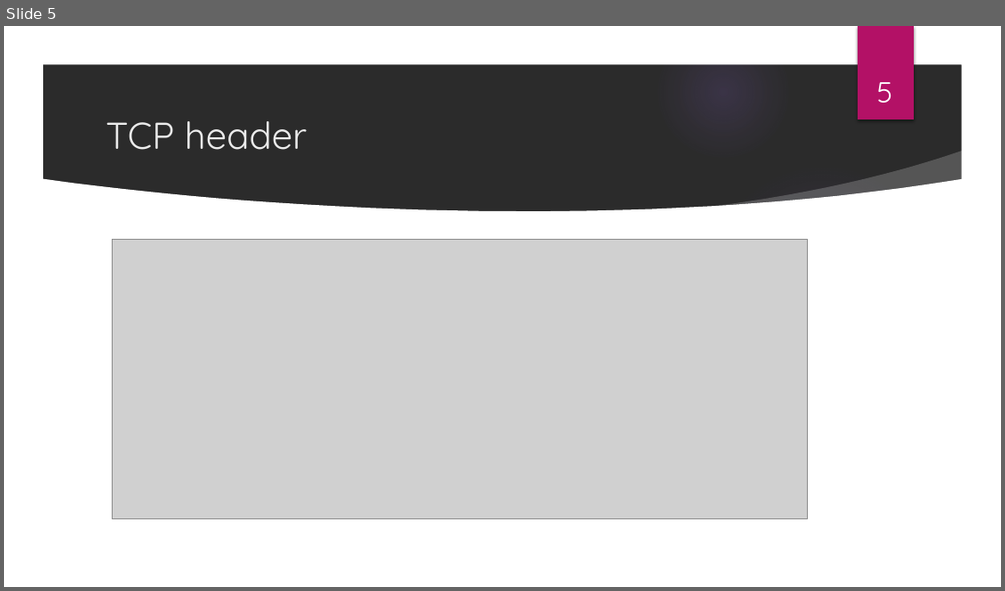
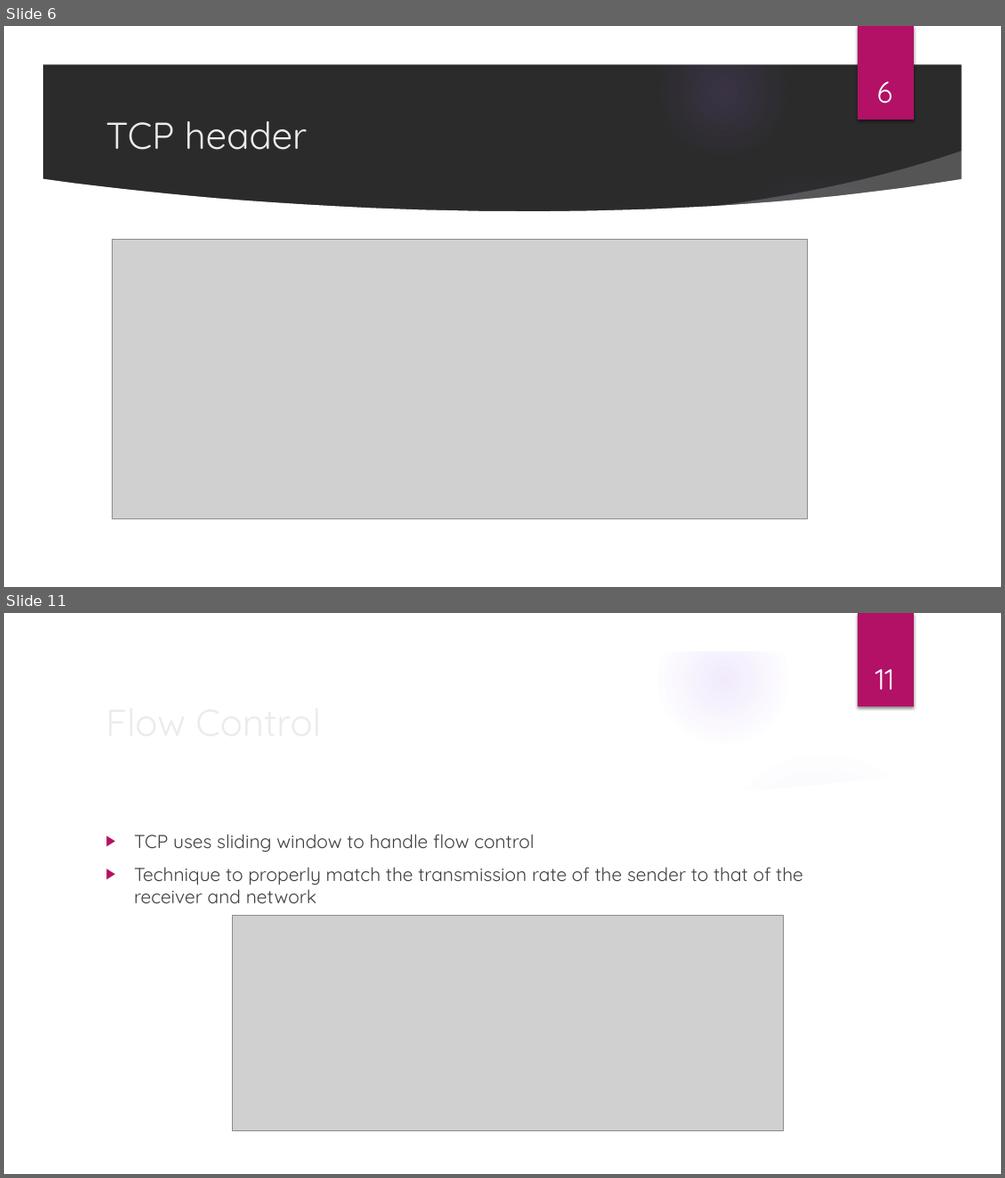
Before and after one commit to aruna02/tcp_presentation, a slide deck: Transmission Control Protocol.pptx. Shown one above the other, each under a label of ours: slide 5 before the commit, slides 6 and 11 after it; the slides between them are not shown. The pictures are 1005x591 and 1005x1178 pixels, drawn with LibreOffice and Linux fonts; fonts in the diff are those of the drawing; grey boxes stand for pictures; background and template pictures are left out; a plain dark background stands for a picture behind light text. Boxes give left, top, right and bottom in pixels: in the first picture for what was removed or moved away, otherwise in the second. Text is boxed around its words. In the diff, an @@ line names an element or a change of style, - is before the commit and + after.

```diff
--- a/Transmission Control Protocol.pptx
+++ b/Transmission Control Protocol.pptx
@@ slide 11 added at [4, 613, 1001, 1174], background picture (left out); not listed: 9 template elements that a slide beside it also shows @@
@@ title added at [98, 692, 815, 750], 36 pt, text #EBEBEB @@
+Flow Control
@@ page number added at [875, 669, 895, 690], 28 pt, text #FFFFFF @@
+11
@@ text added at [134, 834, 803, 903], 18 pt, text #404040 @@
+▶ TCP uses sliding window to handle flow control
+▶ Technique to properly match the transmission rate of the sender to that of the receiver and network
@@ picture added at [233, 915, 784, 1130] @@
@@ what was slide 5 is now slide 6 @@
@@ page number at [877, 81, 893, 103]: text changed @@
-5
+6
```
Also in this commit, not shown: 4 slides changed, 6 other slides added, 1 slide removed.
